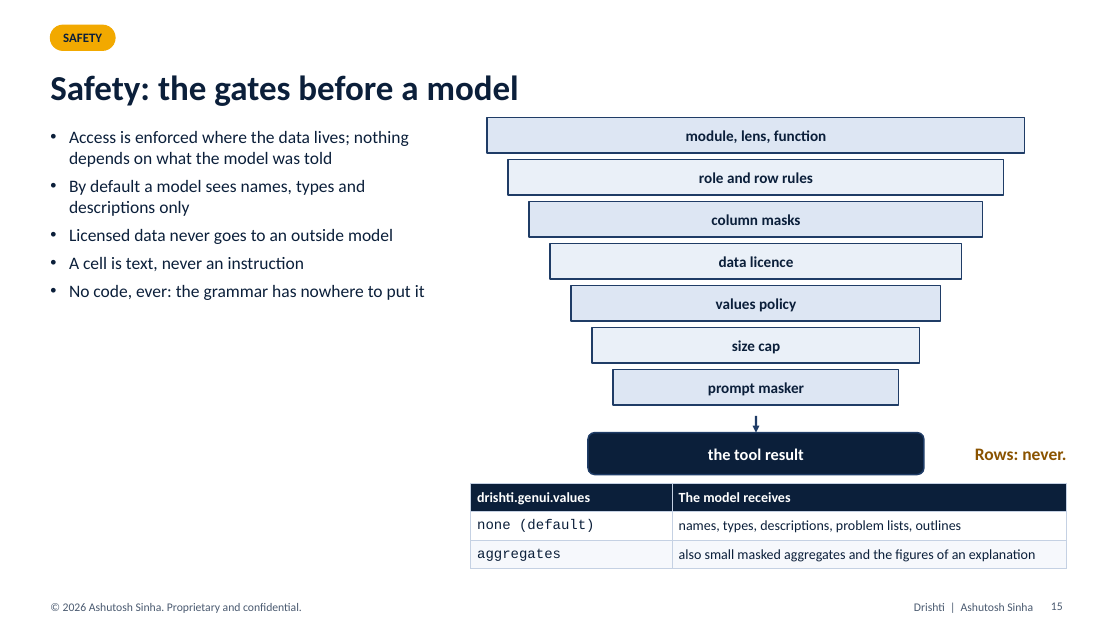
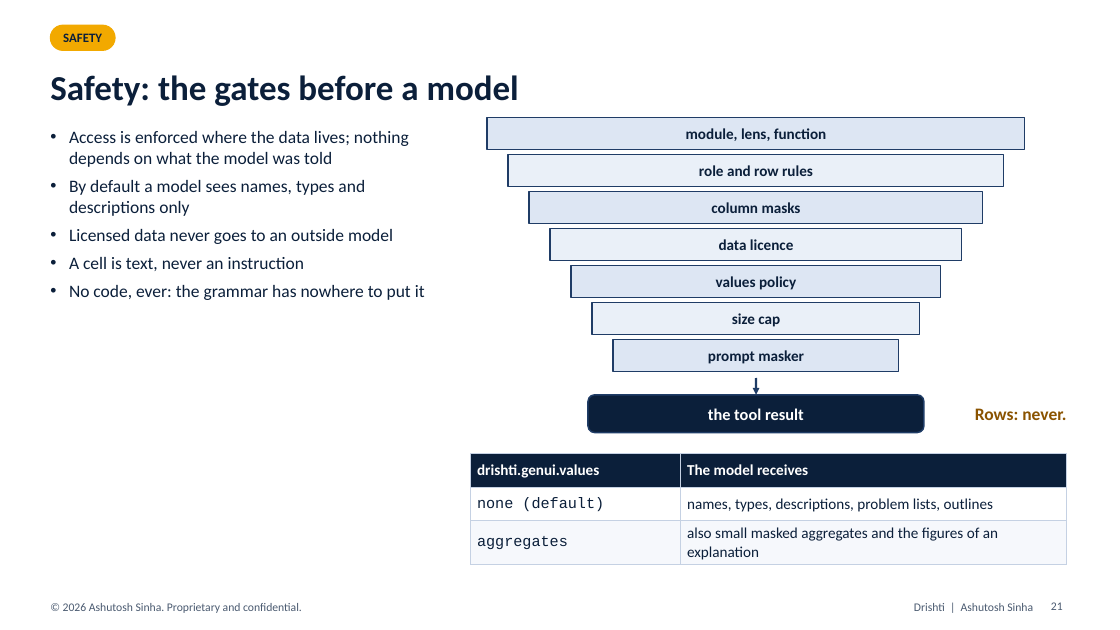
Before and after one commit to ajsinha/drishti, a slide deck: slide 21 of docs/plans/I9_GENUI_SAJHA.pptx (slide 15 before the commit). Drawn at 1120x630 pixels with LibreOffice and Linux fonts; fonts in the diff are those of the drawing. Boxes give left, top, right and bottom in pixels: in the first picture for what was removed or moved away, otherwise in the second. Text is boxed around its words. In the diff, an @@ line names an element or a change of style, - is before the commit and + after.

Commit message:
i9 GenUI deck rebuilt from the amended outline: tool pack, portable views, GD1-GD22 with status (40 slides)

```diff
--- a/docs/plans/I9_GENUI_SAJHA.pptx
+++ b/docs/plans/I9_GENUI_SAJHA.pptx
@@ rectangle: place and size @@
-rectangle at (508,160,1004,195)
+rectangle at (508,155,1004,187)
@@ text "role and row rules": place and size @@
-text "role and row rules" at (699,172,813,183)
+text "role and row rules" at (699,165,813,176)
@@ rectangle: place and size @@
-rectangle at (529,202,983,237)
+rectangle at (529,192,983,223)
@@ text "column masks": place and size @@
-text "column masks" at (711,214,801,225)
+text "column masks" at (711,202,801,213)
@@ rectangle: place and size @@
-rectangle at (550,244,962,279)
+rectangle at (550,229,962,260)
@@ text "data licence": place and size @@
-text "data licence" at (719,256,793,267)
+text "data licence" at (719,239,793,250)
@@ rectangle: place and size @@
-rectangle at (571,286,941,321)
+rectangle at (571,266,941,297)
@@ text "values policy": place and size @@
-text "values policy" at (716,298,796,312)
+text "values policy" at (716,276,796,290)
@@ rectangle: place and size @@
-rectangle at (592,328,920,363)
+rectangle at (592,302,920,334)
@@ text "size cap": place and size @@
-text "size cap" at (732,340,780,354)
+text "size cap" at (732,313,780,327)
@@ rectangle: place and size @@
-rectangle at (613,370,899,405)
+rectangle at (613,339,899,371)
@@ text "prompt masker": place and size @@
-text "prompt masker" at (708,382,804,396)
+text "prompt masker" at (708,350,804,364)
@@ arrow moved from (756, 416) - (756, 433) to (756, 378) - (756, 395) @@
@@ rounded rectangle: place and size @@
-rounded rectangle at (588,433,924,475)
+rounded rectangle at (588,395,924,433)
@@ rounded rectangle at (588,395,924,433): proportions changed @@
@@ text "the tool result": place and size @@
-text "the tool result" at (708,448,804,460)
+text "the tool result" at (708,408,804,420)
@@ text "Rows: never.": place and size @@
-text "Rows: never." at (975,448,1066,460)
+text "Rows: never." at (975,408,1066,420)
@@ table at (471,454,1067,564) @@
@@ size 12 to 13 pt @@
@@ table: place and size @@
-table at (471,483,1067,567)
+table at (471,454,1067,564)
@@ page number at (1051,602,1063,610): text changed @@
-15
+21
```
Also in this commit, not shown: 19 other slides changed, 14 slides added.
